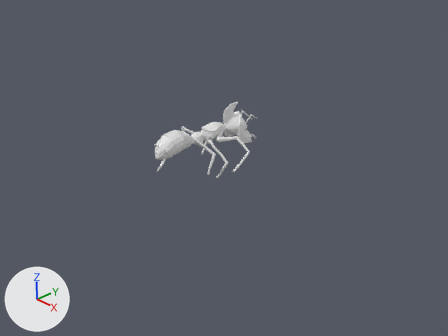
Before and after pictures for a commit that changed the Blender file Models/test/lorin/warrior_ant_textured/warrior_draft_2.blend.
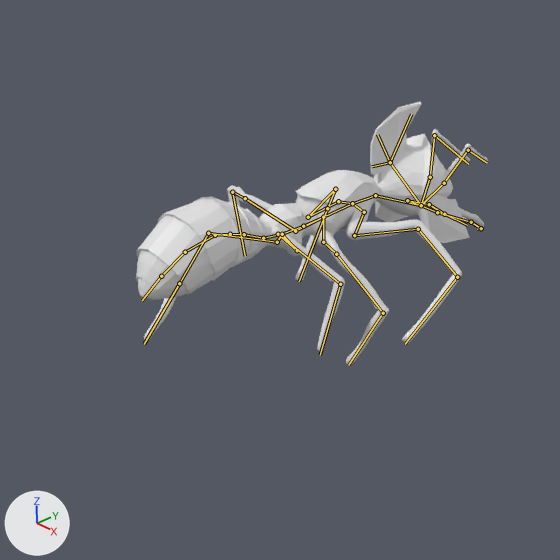
There are two pictures of each version: one from the file's camera 'Camera', one close up on the part from 26% to 62% of the width and 21% to 70% of the height. Arrows for +X, +Y and +Z are at lower left; the lights stay in place. Both versions are drawn at the pose saved in each file; the numbers are the values there. The bones that bend it are drawn over the model as lines in the close-ups.

In view in the first close-up: 'PM3D_warrior_v1_7'.
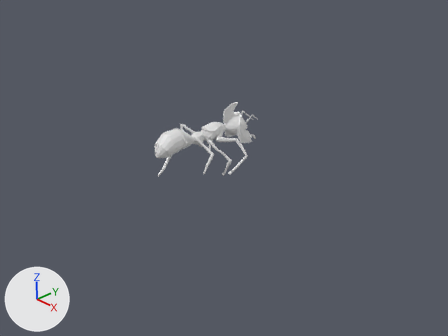
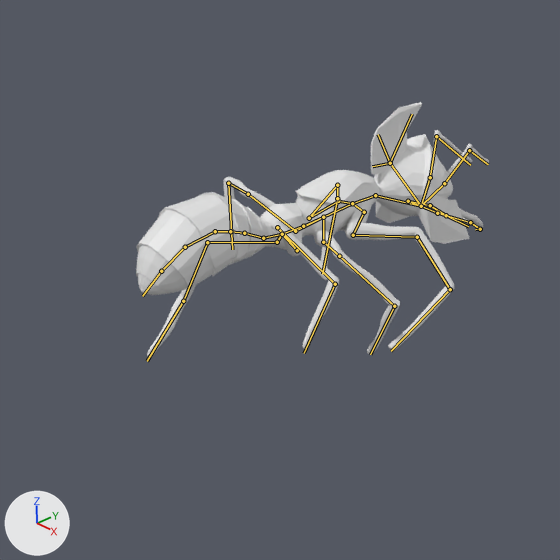
What differs and where, as boxes [x1, y1, x2, y2] in the close-ups (560 x 560 px):
'PM3D_warrior_v1_7', posed
    before: [136, 102, 488, 364]
    after: [136, 102, 489, 358]
bone 'Bone.002', root to tip
    before: (323, 242) to (336, 254)
    after: (323, 242) to (339, 256)
bone 'Bone.003', root to tip
    before: (336, 254) to (383, 313)
    after: (339, 256) to (394, 306)
bone 'Bone.004', root to tip
    before: (383, 313) to (348, 365)
    after: (394, 306) to (370, 354)
bone 'Bone.006', root to tip
    before: (295, 231) to (245, 198)
    after: (295, 231) to (248, 194)
bone 'Bone.008', root to tip
    before: (232, 192) to (245, 256)
    after: (228, 183) to (232, 249)
bone 'Bone.011', root to tip
    before: (338, 201) to (308, 217)
    after: (338, 201) to (309, 218)
bone 'Bone.012', root to tip
    before: (308, 217) to (335, 189)
    after: (309, 218) to (337, 185)
bone 'Bone.013', root to tip
    before: (335, 189) to (327, 208)
    after: (337, 185) to (337, 198)
bone 'Bone.014', root to tip
    before: (327, 208) to (299, 281)
    after: (337, 198) to (322, 274)
bone 'Bone.016', root to tip
    before: (364, 212) to (354, 235)
    after: (364, 212) to (353, 235)
bone 'Bone.017', root to tip
    before: (354, 235) to (418, 229)
    after: (353, 235) to (417, 237)
bone 'Bone.024', root to tip
    before: (407, 200) to (429, 204)
    after: (408, 201) to (430, 205)
bone 'Bone.032', root to tip
    before: (430, 177) to (434, 135)
    after: (430, 177) to (436, 136)
bone 'Bone.035', root to tip
    before: (444, 183) to (468, 150)
    after: (444, 183) to (469, 150)
bone 'Bone.043', root to tip
    before: (263, 238) to (244, 234)
    after: (263, 238) to (244, 233)
bone 'Bone.044', root to tip
    before: (244, 234) to (230, 234)
    after: (244, 233) to (230, 231)
bone 'Bone.046', root to tip
    before: (215, 235) to (185, 252)
    after: (215, 231) to (185, 247)
bone 'Bone.047', root to tip
    before: (185, 252) to (161, 276)
    after: (185, 247) to (161, 271)
bone 'Bone.050', root to tip
    before: (297, 250) to (278, 234)
    after: (297, 250) to (277, 227)
bone 'Bone.051', root to tip
    before: (278, 234) to (340, 284)
    after: (277, 227) to (335, 284)
bone 'Bone.052', root to tip
    before: (340, 284) to (320, 355)
    after: (335, 284) to (304, 353)
bone 'Bone.054', root to tip
    before: (277, 242) to (208, 233)
    after: (277, 242) to (207, 242)
bone 'Bone.055', root to tip
    before: (208, 233) to (179, 283)
    after: (207, 242) to (183, 301)
bone 'Bone.056', root to tip
    before: (179, 283) to (144, 344)
    after: (183, 301) to (147, 361)

What the commit changed:
Bone 'Bone.002' (bone_bone_002) turns from (26, 13, -32) to (27, 16, -26) degrees about its own x, y and z.
Bone 'Bone.003' (bone_bone_003) turns from (4, 8, 24) to (9, 12, 26) degrees about its own x, y and z.
Bone 'Bone.004' (bone_bone_004) turns from (8, 2, -41) to (4, 3, -42) degrees about its own x, y and z.
Bone 'Bone.006' (bone_bone_006) turns from (33, -31, 41) to (32, -34, 50) degrees about its own x, y and z.
Bone 'Bone.008' (bone_bone_008) turns from (5, -4, 56) to (9, -4, 61) degrees about its own x, y and z.
Bone 'Bone.011' (bone_bone_011) turns from (8, -14, -7) to (5, -14, -10) degrees about its own x, y and z.
Bone 'Bone.012' (bone_bone_012) turns from (-22, -1, -8) to (-24, -2, -9) degrees about its own x, y and z.
Bone 'Bone.013' (bone_bone_013) turns from (13, 3, 5) to (10, 1, 3) degrees about its own x, y and z.
Bone 'Bone.014' (bone_bone_014) turns from (23, -2, 15) to (20, -3, 15) degrees about its own x, y and z.
Bone 'Bone.016' (bone_bone_016) turns from (10, 14, 1) to (9, 12, -1) degrees about its own x, y and z.
Bone 'Bone.017' (bone_bone_017) turns from (-14, -5, -10) to (-11, -3, -8) degrees about its own x, y and z.
Bone 'Bone.024' (bone_bone_024) turns from (-1, 0, -4) to (-1, 0, -3) degrees about its own x, y and z.
Bone 'Bone.032' (bone_bone_032) turns from (0, 0, 5) to (2, 0, 5) degrees about its own x, y and z.
Bone 'Bone.035' (bone_bone_035) turns from (-7, 1, 0) to (-4, 1, -1) degrees about its own x, y and z.
Bone 'Bone.043' (bone_bone_043) turns from (-2, 0, 0) to (1, 0, -1) degrees about its own x, y and z.
Bone 'Bone.044' (bone_bone_044) turns from (-1, 0, 0) to (0, 0, 0) degrees about its own x, y and z.
Bone 'Bone.046' (bone_bone_046) turns from (3, 0, 0) to (1, 0, 0) degrees about its own x, y and z.
Bone 'Bone.047' (bone_bone_047) turns from (3, 0, 0) to (1, 0, 0) degrees about its own x, y and z.
Bone 'Bone.050' (bone_bone_050) turns from (57, 1, 26) to (61, 0, 26) degrees about its own x, y and z.
Bone 'Bone.051' (bone_bone_051) turns from (-2, 19, -48) to (0, 15, -42) degrees about its own x, y and z.
Bone 'Bone.052' (bone_bone_052) turns from (12, 4, -34) to (15, 3, -34) degrees about its own x, y and z.
Bone 'Bone.054' (bone_bone_054) turns from (39, 0, -7) to (32, 1, -2) degrees about its own x, y and z.
Bone 'Bone.055' (bone_bone_055) turns from (-10, 0, 4) to (-5, 3, 6) degrees about its own x, y and z.
Bone 'Bone.056' (bone_bone_056) turns from (6, -1, 17) to (7, 0, 9) degrees about its own x, y and z.
